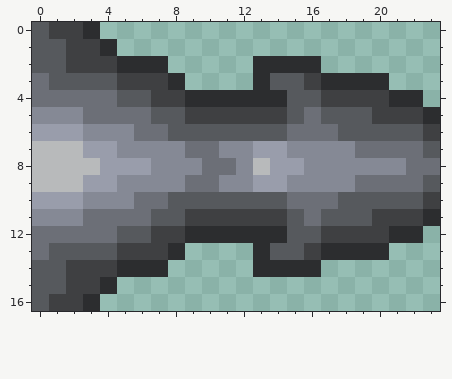
Pixel-art sprite, stored at sprites-override/units/spiroct-leg.png. The first picture shows the starting point.
The file is 48x34 pixels, drawn in blocks of 2x2; one block is one cell here. Colours within 5 levels of each other are drawn and written as one.
The result:
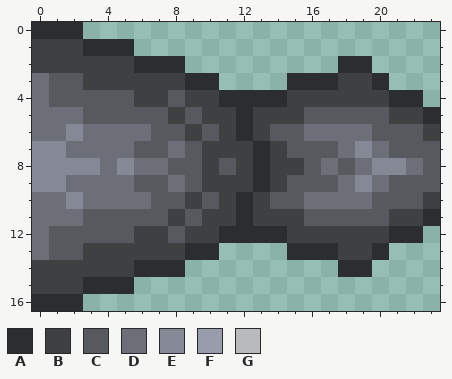
Palette (. is transparent): A #2c2d2f  B #3f4042  C #56595d  D #6c6f77  E #858995  F #999dab  G #b8babb
From old to new:
@@ x 0..23 @@
- 0 CBBA....................
- 1 CCBBA...................
- 2 CCBBBAAA.....AAAA.......
- 3 DCCCCBBBA....ACCBAAAA...
- 4 DDDDDCCBBAAAAAACCBBBBAA.
- 5 EEEDDDDCCBBBBBBCDCCCBBBA
- 6 FFFEEEDDCCCCCCCDDDCCCCCB
- 7 GGGFFEEEEDDEEFFEEEEDDDDC
- 8 GGGGFFFEEEDDEGFFEEEEEEDD
- 9 GGGFFEEEEDDEEFFEEEEDDDDC
-10 FFFEEEDDCCCCCCCDDDCCCCCB
-11 EEEDDDDCCBBBBBBCDCCCBBBA
-12 DDDDDCCBBAAAAAACCBBBBAA.
-13 DCCCCBBBA....ACCBAAAA...
-14 CCBBBAAA.....AAAA.......
-15 CCBBA...................
-16 CBBA....................
+ 0 AAA.....................
+ 1 BBBAAA..................
+ 2 BBBBBBAAA.........AA....
+ 3 DCCBBBBBBAA....AAABBA...
+ 4 DCCCCCBBCBBAAAABBBBBBAA.
+ 5 DDDCCCCCBCBBABBBCCCCCBBA
+ 6 DDEDDDDCCBCBABCCDDDDCCCB
+ 7 EEDDDDCCDCBBBABCCCDEDCCC
+ 8 EEEEDEDDCCBCBABBCDCDEEDC
+ 9 EEDDDDCCDCBBBABCCCDEDCCC
+10 DDEDDDDCCBCBABCCDDDDCCCB
+11 DDDCCCCCBCBBABBBCCCCCBBA
+12 DCCCCCBBCBBAAAABBBBBBAA.
+13 DCCBBBBBBAA....AAABBA...
+14 BBBBBBAAA.........AA....
+15 BBBAAA..................
+16 AAA.....................
Changed places in both pictures, as pixel boxes (x1, y1, x2, y2):
changed: (32, 22, 440, 311)
